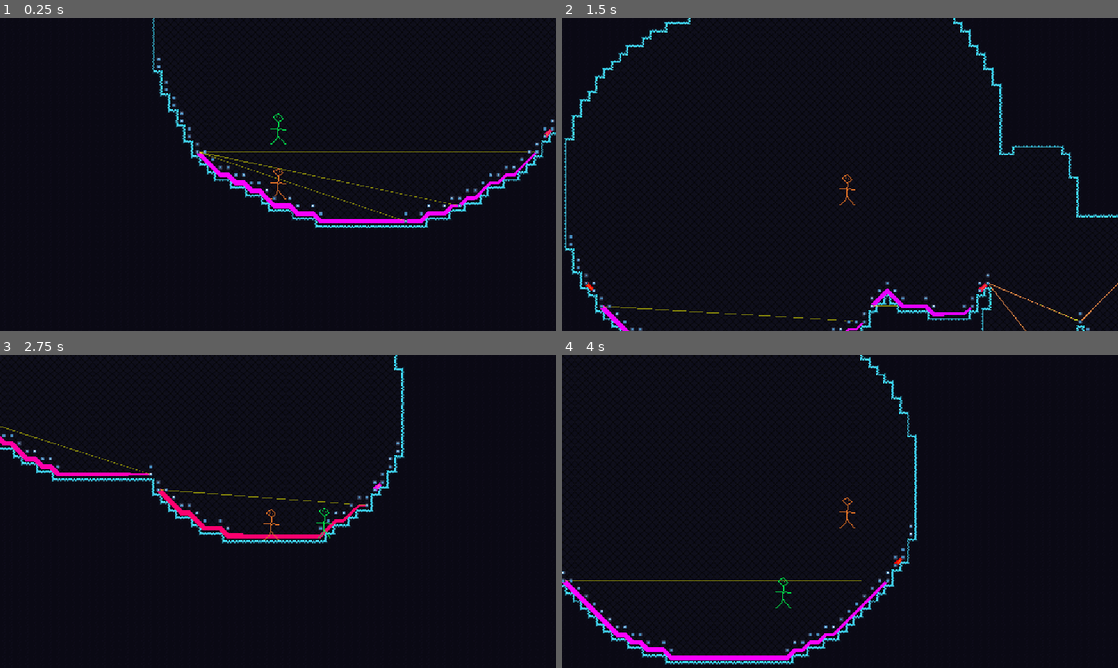
Above: before the commit, frames 1-4 (two rows, left to right).
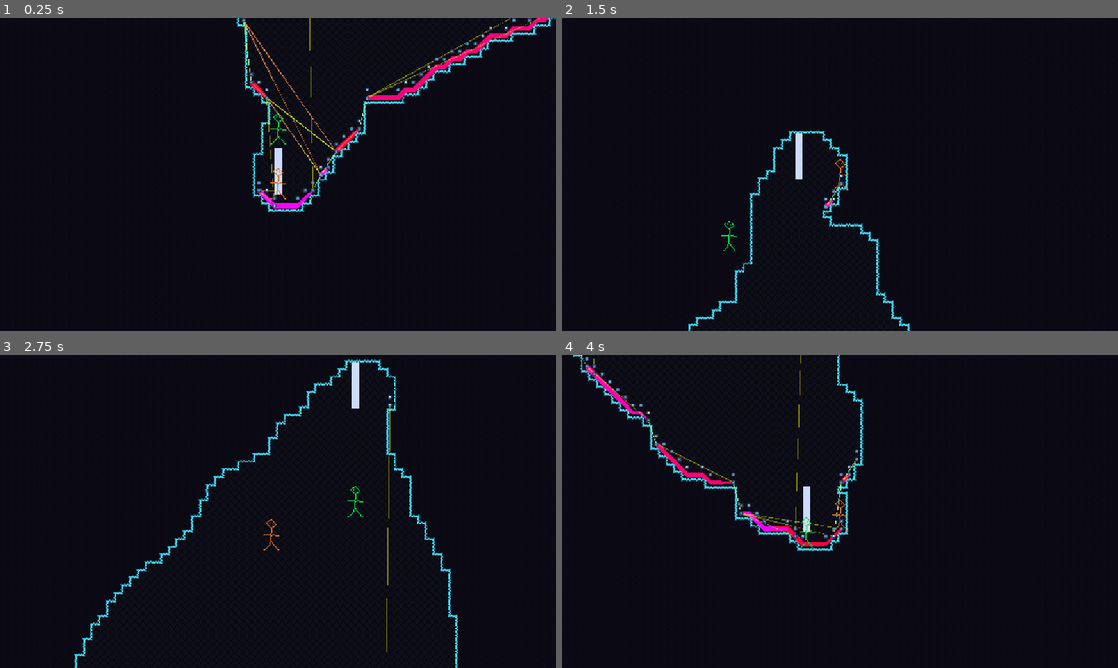
Above: after the commit, the same moments.

Repository: henreedev/exponential-climb
Game: Godot game, scene res://scenes/game.tscn
Two runs of this game, one before a commit and one after it. Both use one fixed random seed, a clock stepped at 60 frames per second and the inputs below. The engine's default icon, where the game draws it, is replaced by a stand-in: a white triangle on a blue panel in a dark square.
Inputs (mouse positions are in pixels of both pictures, inside the frame that each line leads up to):
- Up to frame 1 (0.25 s): no input
- Up to frame 2 (1.5 s): move the mouse to (962, 158) at 0.52 s; hold R (test_generate_new_room) 0.53-1.28 s; hold D (move_right) from 0.53 s (still down); tap Space (jump) at 0.77, 1.07 s; tap Middle mouse button (teleport_enemy, bound only after the c… at 0.8, 1.35 s; move the mouse to (728, 190) at 1.27 s
- Up to frame 3 (2.75 s): tap Space (jump) at 1.52, 1.55, 1.82, 2.1 s; move the mouse to (333, 442) at 2.02 s; release D (move_right) at 2.03 s; hold A (move_left) from 2.03 s (still down); hold R (test_generate_new_room) from 2.03 s (still down)
- Up to frame 4 (4 s): move the mouse to (812, 574) at 2.77 s; release A (move_left) at 2.78 s; release R (test_generate_new_room) at 2.78 s; hold D (move_right) from 2.78 s (still down); click (812, 574) at 2.85 s; tap Space (jump) at 3.02, 3.32, 3.77, 3.8 s; tap Middle mouse button (teleport_enemy, bound only after the c… at 3.05 s; move the mouse to (1006, 558) at 3.52 s; hold R (test_generate_new_room) from 3.53 s (still down)

The runs differ from the first frame. In frame 1, 4.8% of the frame differs, in the area x 27-100%, y 0-68%; in frame 2, 3.6%; in frame 3, 4.1%; in frame 4, 4.9%, in the area x 0-64%, y 0-99%.

Commit message:
pathfinding with jumps mostly works, drops work

Diff:
--- a/autoload/pathfinding.gd
+++ b/autoload/pathfinding.gd
@@ -63,6 +63,10 @@
 	tile_map_layer = get_tree().get_nodes_in_group("tilemap")[-1] as TileMapLayer
 	build_map()
 	build_connections()
+	var ids = graph.get_point_ids()
+	ids.sort()
+	for id in ids:
+		print("{", id, ": ", graph.get_point_connections(id), "}")
 
 func build_map():
 	var used_cells = tile_map_layer.get_used_cells()
@@ -70,7 +74,6 @@
 		var cell_status = get_cell_status(cell, false, false)
 		if cell_status:
 			add_graph_point(cell)
-
 			if cell_status.x == -1:
 				add_graph_point(find_below_point(cell, Vector2.LEFT))
 			if cell_status.y == -1:
@@ -78,7 +81,6 @@
 		var no_diag_cell_status = get_cell_status(cell, false, false, true)
 		if no_diag_cell_status:
 			add_no_diag_graph_point(cell)
-
 			if no_diag_cell_status.x == -1:
 				add_no_diag_graph_point(find_below_point(cell, Vector2.LEFT))
 			if no_diag_cell_status.y == -1:
@@ -91,6 +93,37 @@
 
 		var connections = []
 		var one_way_connections = []
+
+		var tile_pos = Vector2(tile_map_layer.local_to_map(pos)) + Vector2.DOWN
+
+		# Add drop connections
+		if cell_status:
+			if cell_status.x == -1:
+				var left_drop = find_below_point(Vector2(tile_map_layer.local_to_map(pos)) + Vector2.DOWN, Vector2.LEFT)
+				if left_drop != Vector2.INF:
+					var left_drop_pos = tile_map_layer.map_to_local(left_drop)
+					var left_drop_id = graph.get_closest_point(left_drop_pos)
+					# If can jump back up, the connection should be bidirectional
+					var can_jump_back_up = tile_pos.distance_to(left_drop) <= jump_height
+					if can_jump_back_up:
+						one_way_connections.append(left_drop_id)
+					else:
+						connections.append(left_drop_id)
+					#graph.connect_points(point_id, left_drop_id, can_jump_back_up)
+					#make_debug_line(pos, left_drop_pos)
+			if cell_status.y == -1:
+				var right_drop = find_below_point(Vector2(tile_map_layer.local_to_map(pos)) + Vector2.DOWN, Vector2.RIGHT)
+				if right_drop != Vector2.INF:
+					var right_drop_pos = tile_map_layer.map_to_local(right_drop)
+					var right_drop_id = graph.get_closest_point(right_drop_pos)
+					# If can jump back up, the connection should be bidirectional
+					var can_jump_back_up = tile_pos.distance_to(right_drop) <= jump_height
+					if can_jump_back_up:
+						one_way_connections.append(right_drop_id)
+					else:
+						connections.append(right_drop_id)
+					#graph.connect_points(point_id, graph.get_closest_point(right_drop_pos), can_jump_back_up)
+					#make_debug_line(pos, right_drop_pos)
 
 		for other_id in graph.get_point_ids():
 			if point_id == other_id:
@@ -101,10 +134,8 @@
 				connections.append(other_id)
 			if cell_status and cell_status.x == -1 and is_valid_jump_left(pos, other_pos):
 				connections.append(other_id)
-				print("Left jump added")
 			if cell_status and cell_status.y == -1 and is_valid_jump_right(pos, other_pos):
 				connections.append(other_id)
-				print("Right jump added")
 
 		for conn_id in connections:
 			if show_lines:
@@ -134,7 +165,11 @@
 	var results = Vector2.ZERO
 
 	# Check that this is a valid tile
-	if not is_wall(pos) or is_wall(pos + Vector2.UP, true):
+	if not is_wall(pos) or \
+			is_wall(pos + Vector2.UP, true) or \
+			is_wall(pos + Vector2.UP * 2, true) or \
+			is_wall(pos + Vector2.UP * 3, true) or \
+			is_wall(pos + Vector2.UP * 4, true):
 		return Vector2.ZERO
 
 	if ignore_diagonal_movement:
@@ -152,7 +187,7 @@
 		# Check left
 		if is_wall(pos + Vector2.LEFT + Vector2.UP * 2):
 			results.x = 1
-		# Are the four tiles to the left and down empty? Then this is a valid left drop
+		# Are the tiles to the left and down empty? Then this is a valid left drop
 		elif not is_wall(pos + Vector2.LEFT) \
 			#and not is_wall(pos + Vector2.LEFT * 2) \ # For enemy width > 1 tile
 			and not is_wall(pos + Vector2.LEFT + Vector2.DOWN): \
@@ -212,23 +247,27 @@
 	return tile_map_layer.local_to_map(hit_pos)
 
 func can_jump(from_pos: Vector2, to_pos: Vector2, cell_status: Vector2) -> bool:
-	return from_pos.y >= to_pos.y - (cell_size * jump_height) and (
-		(from_pos.x < to_pos.x and cell_status.x < 0) or
-		(from_pos.x > to_pos.x and cell_status.y < 0)
+	return from_pos.y - (cell_size * jump_height) <= to_pos.y and (
+		(from_pos.x < to_pos.x and cell_status.x == -1) or
+		(from_pos.x > to_pos.x and cell_status.y == -1)
 	)
 
 ## Searches from a starting point to an ending point, returning whether there's a path between the two that can be travelled without jumping.
 func right_diagonal_path_exists(from_pos: Vector2, to_pos: Vector2):
 	var from_id = no_diagonal_graph.get_closest_point(from_pos)
 	var to_id = no_diagonal_graph.get_closest_point(to_pos)
+	if from_id == 3 and to_id == 5:
+		print("found 3 5 case")
 	var curr_id = from_id
 	var visited = [curr_id]
 	var line : Line2D
 	while curr_id != -1:
 		if curr_id == to_id:
-			print("Diagonal pathfinding returning true")
 			if show_lines:
-				tile_map_layer.add_child(line)
+				if not line:
+					make_debug_line(from_pos, to_pos, Color.CORNSILK)
+				else:
+					tile_map_layer.add_child(line)
 			return true
 		var curr_pos = no_diagonal_graph.get_point_position(curr_id)
 		if show_lines:
@@ -239,25 +278,29 @@
 				line.width = 5
 			line.add_point(curr_pos)
 		var found = false
-		for next_id in no_diagonal_graph.get_point_ids(): # TODO improve with spatial partitioning
+		var found_x = INF
+		var found_id = -1
+		for next_id in no_diagonal_graph.get_point_ids():
 			if visited.has(next_id):
 				continue
 			var next_pos = no_diagonal_graph.get_point_position(next_id)
+			var within_bounds_case = next_pos.x <= to_pos.x
 			var adj_case = is_adjacent(curr_pos, next_pos)
 			var hoz_case = is_direct_right(curr_pos, next_pos)
 			var los_case = do_raycast(curr_pos, next_pos) == Vector2.INF
 			var flat_case = is_flat_ground(curr_pos, next_pos)
 
-
-			if adj_case or (hoz_case and los_case and flat_case):
+			if within_bounds_case and (adj_case or (hoz_case and los_case and flat_case)):
 				found = true
-				curr_id = next_id
-				visited.append(next_id)
-				break
-		if not found: curr_id = -1
+				if next_pos.x < found_x:
+					found_id = next_id
+		if found:
+			curr_id = found_id
+			visited.append(found_id)
+		else:
+			curr_id = -1
 	if show_lines:
 		tile_map_layer.add_child(line)
-	print("Diagonal pathfinding returning false")
 	return false
 
 func is_adjacent(pos: Vector2, other_pos: Vector2):
@@ -281,6 +324,8 @@
 func is_direct_right(pos: Vector2, other_pos: Vector2) -> bool:
 	return pos.y == other_pos.y and other_pos.x > pos.x
 
+
+
 func do_raycast(from_pos: Vector2, to_pos: Vector2) -> Vector2:
 	var space_state = get_world_2d().direct_space_state
 	var query = PhysicsRayQueryParameters2D.create(from_pos, to_pos, 4)
@@ -320,10 +365,11 @@
 	if cond: make_debug_line(pos, other_pos, Color.MEDIUM_VIOLET_RED)
 	return cond
 
-func make_debug_line(pos: Vector2, other_pos: Vector2, color := Color.BLACK):
+func make_debug_line(pos: Vector2, other_pos: Vector2, color := Color.BLACK, width := 1.0):
 	var line : Line2D = LINE_SCENE.instantiate()
 	if color != Color.BLACK:
 		line.default_color = color
+	line.width = 1.0
 	line.add_point(pos)
 	line.add_point(other_pos)
 	tile_map_layer.add_child(line)
--- a/project.godot
+++ b/project.godot
@@ -88,6 +88,11 @@
 "events": [Object(InputEventMouseButton,"resource_local_to_scene":false,"resource_name":"","device":-1,"window_id":0,"a …(258 unchanged characters)…
 ]
 }
+teleport_enemy={
+"deadzone": 0.2,
+"events": [Object(InputEventMouseButton,"resource_local_to_scene":false,"resource_name":"","device":-1,"window_id":0,"alt_pressed":false,"shift_pressed":false,"ctrl_pressed":false,"meta_pressed":false,"button_mask":4,"position":Vector2(116, 21),"global_position":Vector2(125, 69),"factor":1.0,"button_index":3,"canceled":false,"pressed":true,"double_click":false,"script":null)
+]
+}
 
 [layer_names]
 
--- a/scenes/environment/door.tscn
+++ b/scenes/environment/door.tscn
@@ -4,10 +4,9 @@
 [ext_resource type="Texture2D" uid="uid://rne05k8yhim" path="res://assets/image/environment/door.png" id="1_md2ur"]
 
 [sub_resource type="RectangleShape2D" id="RectangleShape2D_hs68i"]
-size = Vector2(16, 48)
+size = Vector2(6, 48)
 
 [node name="Door" type="Node2D"]
-visible = false
 script = ExtResource("1_hs68i")
 
 [node name="Area2D" type="Area2D" parent="."]
@@ -17,6 +16,7 @@
 shape = SubResource("RectangleShape2D_hs68i")
 
 [node name="Sprite2D" type="Sprite2D" parent="."]
+scale = Vector2(0.5, 1)
 texture = ExtResource("1_md2ur")
 
 [connection signal="body_entered" from="Area2D" to="." method="_on_area_2d_body_entered"]
--- a/scripts/enemy/enemy.gd
+++ b/scripts/enemy/enemy.gd
@@ -74,7 +74,8 @@
 			var goTo = result["position"]
 			currentPath = Pathfinding.find_path(position, goTo)
 			nextPoint()
-
+	if Input.is_action_just_pressed("teleport_enemy"):
+		global_position = get_global_mouse_position()
 	if currentTarget:
 		if (currentTarget.x - padding > position.x): # and position.distance_to(currentTarget) > padding:
 			velocity.x = speed
--- a/scripts/environment/floor.gd
+++ b/scripts/environment/floor.gd
@@ -21,27 +21,7 @@
 	Room.generate_room(start_pos, self)
 	await get_tree().physics_frame
 	await get_tree().physics_frame
-	await get_tree().physics_frame
-	await get_tree().physics_frame
-	await get_tree().physics_frame
-	await get_tree().physics_frame
-	await get_tree().physics_frame
-	await get_tree().physics_frame
-	await get_tree().physics_frame
-	await get_tree().physics_frame
-	await get_tree().physics_frame
-	await get_tree().physics_frame
-	await get_tree().physics_frame
-	await get_tree().physics_frame
-	await get_tree().physics_frame
-	await get_tree().physics_frame
-	await get_tree().physics_frame
-	await get_tree().physics_frame
-	await get_tree().physics_frame
-	await get_tree().physics_frame
-	await get_tree().physics_frame
-	await get_tree().physics_frame
-	await get_tree().physics_frame
+
 	print("Starting pathfinding")
 	Pathfinding.update_graph()
 	print("Pathfinding graph created")
--- a/scripts/environment/room.gd
+++ b/scripts/environment/room.gd
@@ -142,7 +142,7 @@
 		_:
 			if is_main:
 				#return randf_range(1000, 3500)
-				return 500
+				return 2000
 			else:
 				return randf_range(1000, 1500)
 
